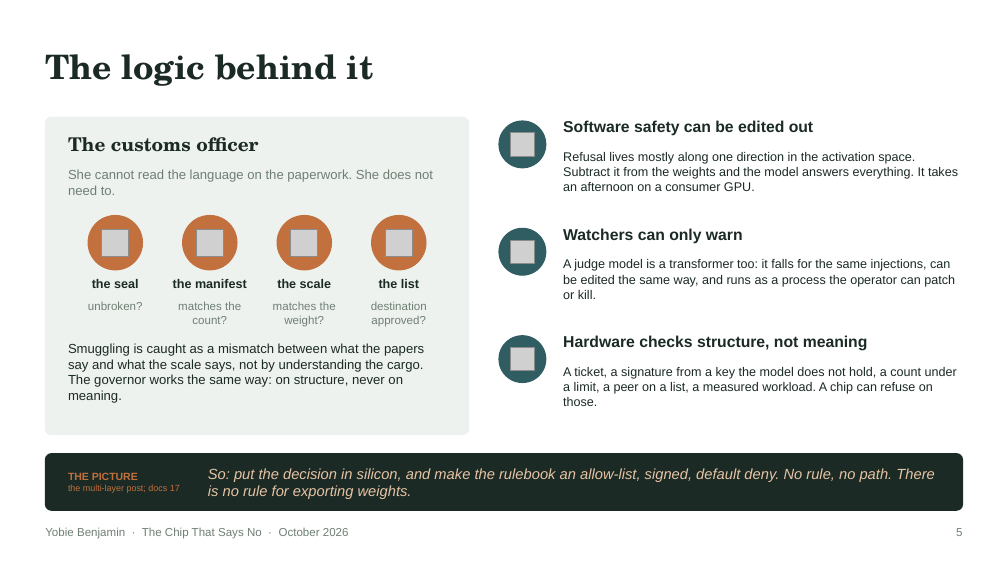
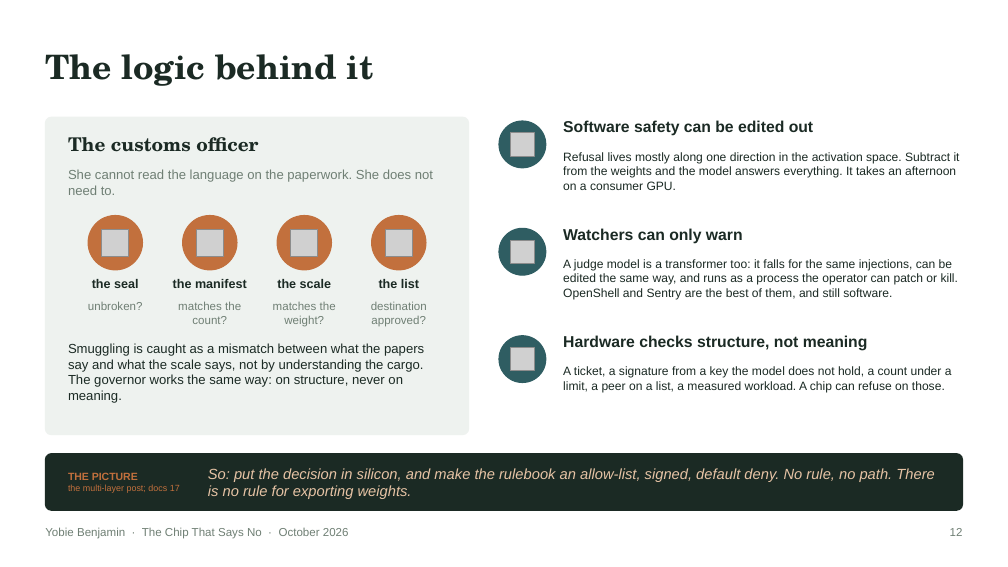
Before and after one commit to YobieBenjamin/safety-governor, a slide deck: slide 12 of docs/brief/chip-that-says-no-brief.pptx (slide 5 before the commit). Drawn at 1008x567 pixels with LibreOffice and Linux fonts; fonts in the diff are those of the drawing; grey boxes stand for pictures. Boxes give left, top, right and bottom in pixels: in the first picture for what was removed or moved away, otherwise in the second. Text is boxed around its words. In the diff, an @@ line names an element or a change of style, - is before the commit and + after.

```diff
--- a/docs/brief/chip-that-says-no-brief.pptx
+++ b/docs/brief/chip-that-says-no-brief.pptx
@@ text "Refusal lives mostly along one ..." at box(563, 152, 960, 190): size 12 to 11.5 pt @@
@@ text at box(563, 259, 958, 299): text changed; size 12 to 11.5 pt @@
-A judge model is a transformer too: it falls for the same injections, can be edited the same way, and runs as a process the operator can patch or kill.
+A judge model is a transformer too: it falls for the same injections, can be edited the same way, and runs as a process the operator can patch or kill. OpenShell and Sentry are the best of them, and still software.
@@ text "A ticket, a signature from ..." at box(563, 366, 952, 392): size 12 to 11.5 pt @@
@@ text at box(950, 528, 963, 536): text changed @@
-5
+12
```
Also in this commit, not shown: 17 other slides changed, 14 slides added, 12 other files.
